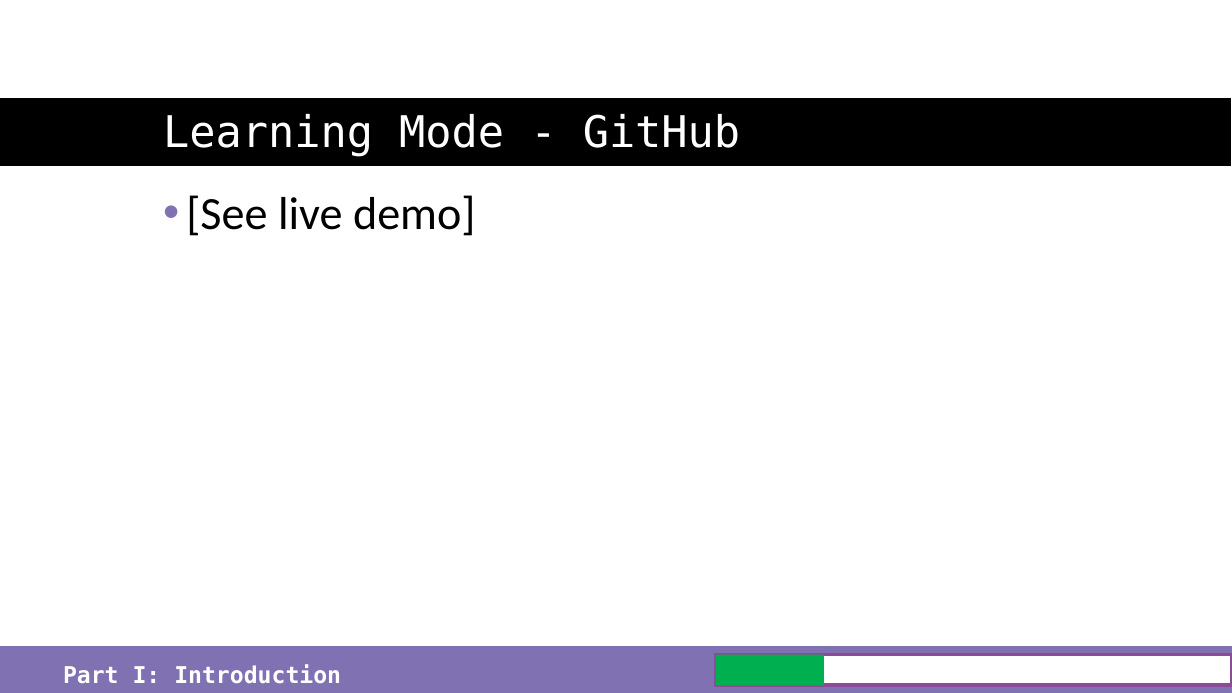
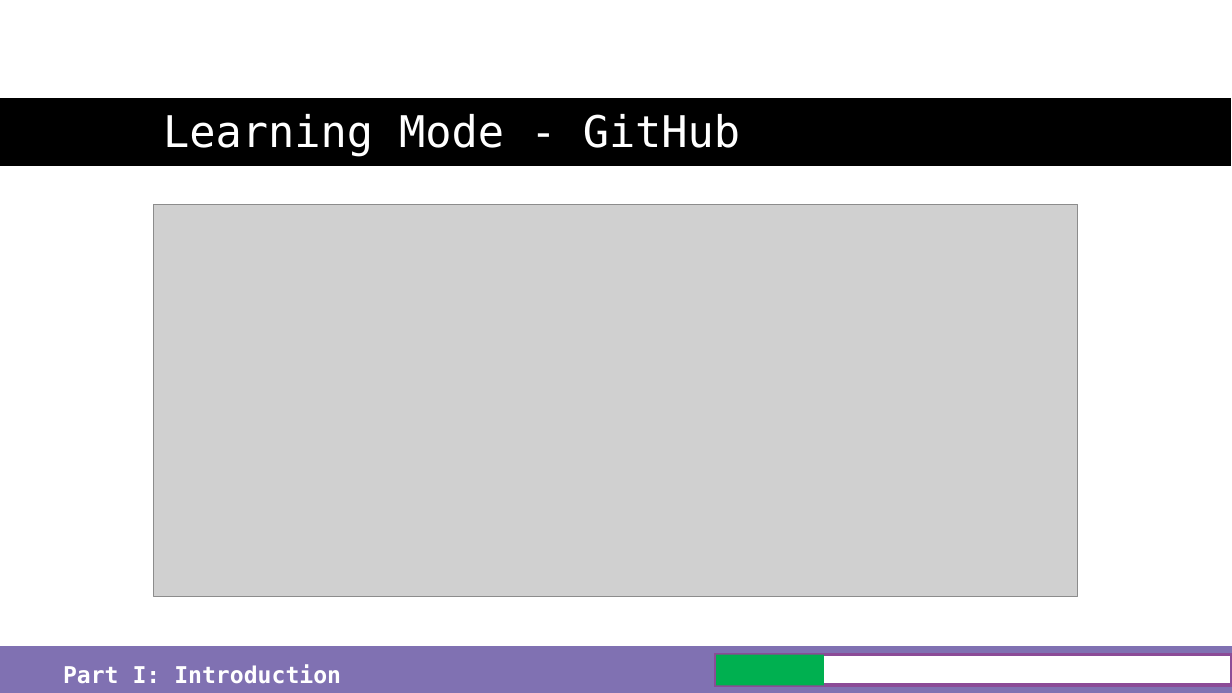
Before and after one commit to just-the-benno/BlazQ, a slide deck: slide 15 of episode1/media/slides-episode-1.pptx. Drawn at 1232x693 pixels with LibreOffice and Linux fonts; fonts in the diff are those of the drawing; grey boxes stand for pictures; background and template pictures are left out. Boxes give left, top, right and bottom in pixels: in the first picture for what was removed or moved away, otherwise in the second. Text is boxed around its words. In the diff, an @@ line names an element or a change of style, - is before the commit and + after.

```diff
--- a/episode1/media/slides-episode-1.pptx
+++ b/episode1/media/slides-episode-1.pptx
@@ picture added at box(154, 204, 1079, 597) @@
@@ text removed at box(186, 195, 476, 236) @@
-• [See live demo]
```
Also in this commit, not shown: 6 other slides changed, 6 other files.
